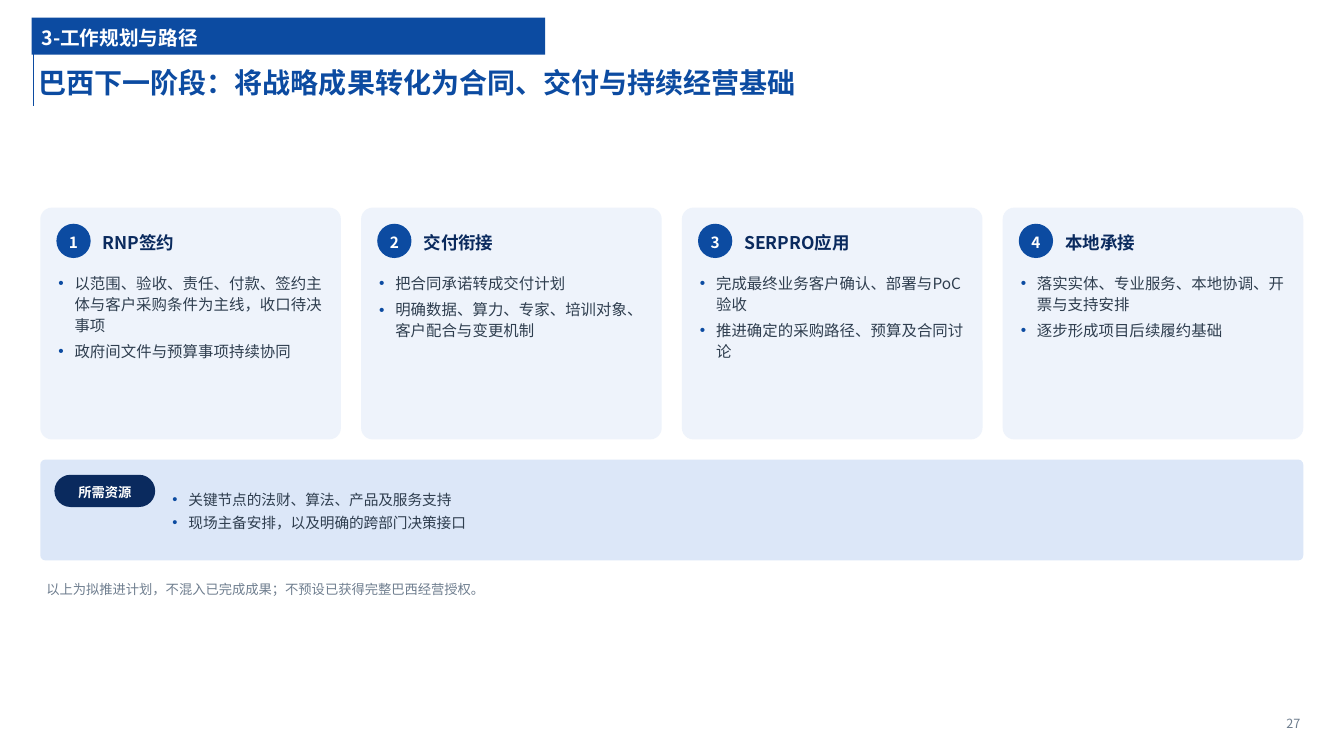
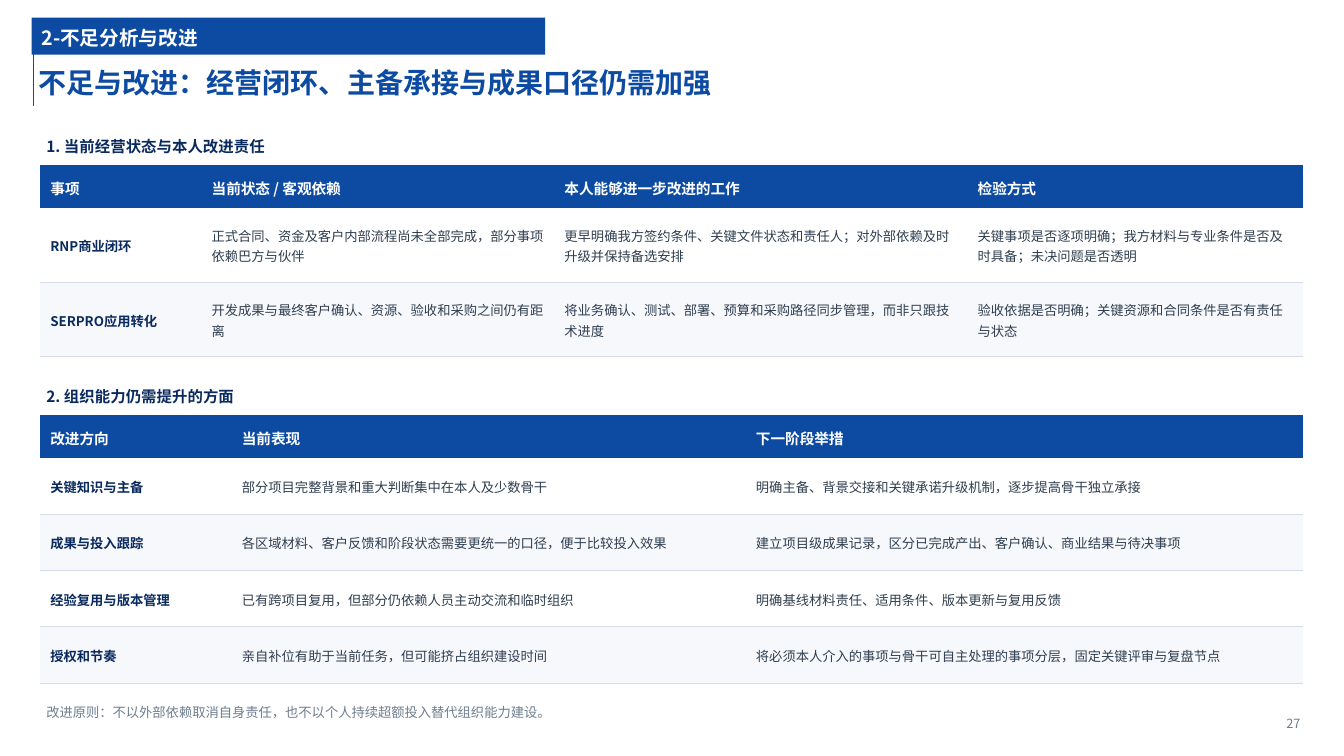
Before and after one commit to chyhcs/wyyh, a slide deck: slide 27 of 干部试用期转正述职-陈昊.pptx. Drawn at 1344x756 pixels with LibreOffice and Linux fonts; fonts in the diff are those of the drawing. Boxes give left, top, right and bottom in pixels: in the first picture for what was removed or moved away, otherwise in the second. Text is boxed around its words. In the diff, an @@ line names an element or a change of style, - is before the commit and + after.

```diff
--- a/干部试用期转正述职-陈昊.pptx
+++ b/干部试用期转正述职-陈昊.pptx
@@ text at (42, 28, 198, 47): text changed @@
-3-工作规划与路径
+2-不足分析与改进
@@ title at (38, 69, 711, 96): text changed @@
-巴西下一阶段：将战略成果转化为合同、交付与持续经营基础
+不足与改进：经营闭环、主备承接与成果口径仍需加强
@@ text added at (46, 138, 265, 154), 11 pt, text #0A2A5E, bold @@
+1. 当前经营状态与本人改进责任
@@ table added at (40, 165, 1304, 357), 3 rows, 4 columns @@
+事项 | 当前状态 / 客观依赖 | 本人能够进一步改进的工作 | 检验方式
+RNP商业闭环 | 正式合同、资金及客户内部流程尚未全部完成，部分事项依赖巴方与伙伴 | 更早明确我方签约条件、关键文件状态和责任人；对外部依赖及时升级并保持备选安排 | 关键事项是否逐项明确；我方材料与专业条件是否及时具备；未决问题是否透明
+SERPRO应用转化 | 开发成果与最终客户确认、资源、验收和采购之间仍有距离 | 将业务确认、测试、部署、预算和采购路径同步管理，而非只跟技术进度 | 验收依据是否明确；关键资源和合同条件是否有责任与状态
@@ rounded rectangle removed at (40, 208, 341, 440) @@
@@ rounded rectangle removed at (361, 208, 661, 440) @@
@@ rounded rectangle removed at (682, 208, 982, 440) @@
@@ rounded rectangle removed at (1003, 208, 1304, 440) @@
@@ ellipse removed at (56, 224, 91, 258) @@
-1
@@ text removed at (103, 234, 175, 251) @@
-RNP签约
@@ ellipse removed at (377, 224, 411, 258) @@
-2
@@ text removed at (424, 234, 494, 251) @@
-交付衔接
@@ ellipse removed at (698, 224, 732, 258) @@
-3
@@ text removed at (744, 234, 850, 251) @@
-SERPRO应用
@@ ellipse removed at (1019, 224, 1054, 258) @@
-4
@@ text removed at (1065, 234, 1135, 251) @@
-本地承接
@@ text removed at (75, 276, 322, 359) @@
-• 以范围、验收、责任、付款、签约主体与客户采购条件为主线，收口待决事项
-• 政府间文件与预算事项持续协同
@@ text removed at (395, 276, 642, 337) @@
-• 把合同承诺转成交付计划
-• 明确数据、算力、专家、培训对象、客户配合与变更机制
@@ text removed at (716, 276, 963, 358) @@
-• 完成最终业务客户确认、部署与PoC验收
-• 推进确定的采购路径、预算及合同讨论
@@ text removed at (1037, 276, 1284, 338) @@
-• 落实实体、专业服务、本地协调、开票与支持安排
-• 逐步形成项目后续履约基础
@@ text added at (46, 389, 234, 404), 11 pt, text #0A2A5E, bold @@
+2. 组织能力仍需提升的方面
@@ table added at (40, 415, 1304, 684), 5 rows, 3 columns @@
+改进方向 | 当前表现 | 下一阶段举措
+关键知识与主备 | 部分项目完整背景和重大判断集中在本人及少数骨干 | 明确主备、背景交接和关键承诺升级机制，逐步提高骨干独立承接
+成果与投入跟踪 | 各区域材料、客户反馈和阶段状态需要更统一的口径，便于比较投入效果 | 建立项目级成果记录，区分已完成产出、客户确认、商业结果与待决事项
+经验复用与版本管理 | 已有跨项目复用，但部分仍依赖人员主动交流和临时组织 | 明确基线材料责任、适用条件、版本更新与复用反馈
+授权和节奏 | 亲自补位有助于当前任务，但可能挤占组织建设时间 | 将必须本人介入的事项与骨干可自主处理的事项分层，固定关键评审与复盘节点
@@ rounded rectangle removed at (40, 460, 1304, 561) @@
@@ rounded rectangle removed at (54, 475, 155, 507) @@
-所需资源
@@ text removed at (188, 492, 466, 530) @@
-• 关键节点的法财、算法、产品及服务支持
-• 现场主备安排，以及明确的跨部门决策接口
@@ text removed at (46, 583, 484, 596) @@
-以上为拟推进计划，不混入已完成成果；不预设已获得完整巴西经营授权。
@@ text added at (46, 706, 550, 718), 9.5 pt, text #6F7E8F @@
+改进原则：不以外部依赖取消自身责任，也不以个人持续超额投入替代组织能力建设。
```
Also in this commit, not shown: 25 other slides changed, 7 slides added, 6 slides removed, 2 other files.
